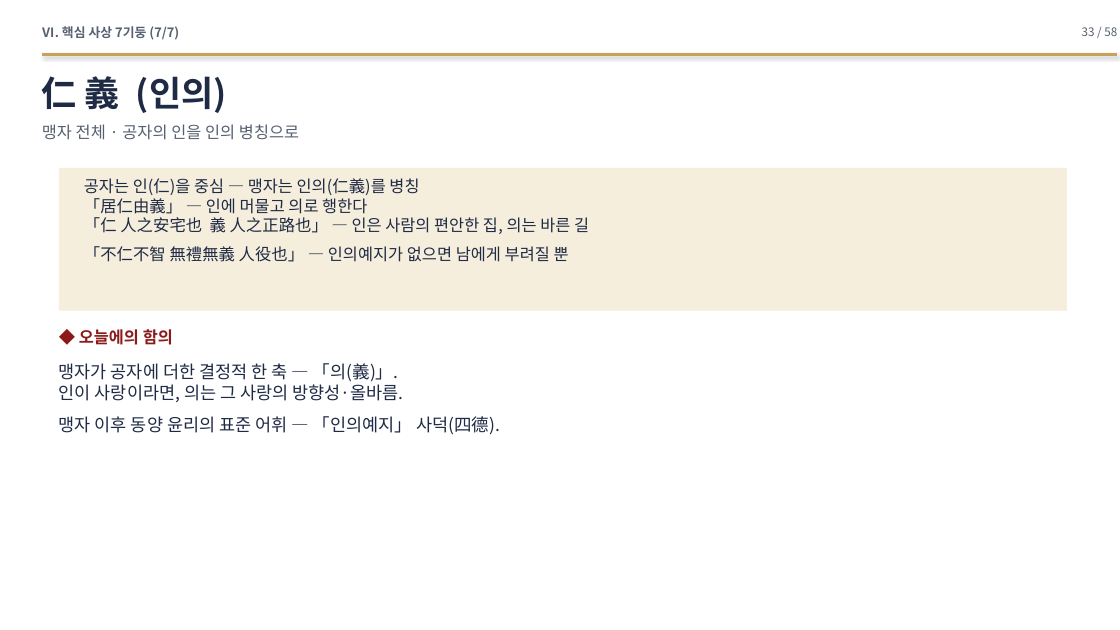
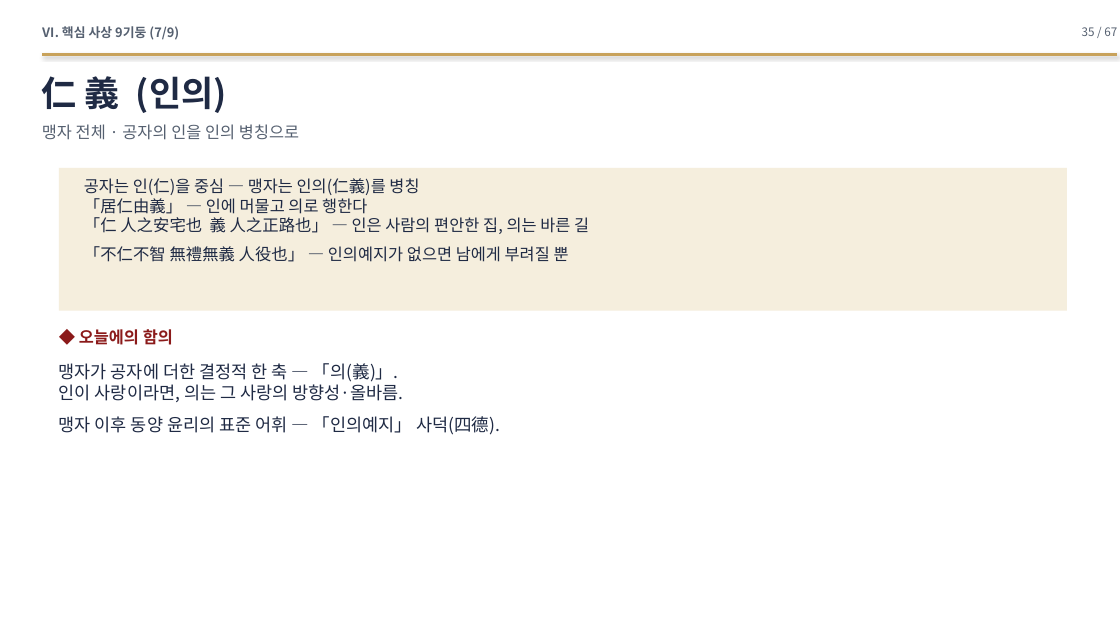
Before and after one commit to hpark1947/Oriental-Classics2, a slide deck: slide 35 of 발표자료/맹자_발표자료.pptx (slide 33 before the commit). Drawn at 1120x630 pixels with LibreOffice and Linux fonts; fonts in the diff are those of the drawing. Boxes give left, top, right and bottom in pixels: in the first picture for what was removed or moved away, otherwise in the second. Text is boxed around its words. In the diff, an @@ line names an element or a change of style, - is before the commit and + after.

```diff
--- a/발표자료/맹자_발표자료.pptx
+++ b/발표자료/맹자_발표자료.pptx
@@ text at (42, 26, 179, 40): text changed @@
-Ⅵ. 핵심 사상 7기둥 (7/7)
+Ⅵ. 핵심 사상 9기둥 (7/9)
@@ text at (1082, 27, 1117, 36): text changed @@
-33 / 58
+35 / 67
```
Also in this commit, not shown: 55 other slides changed, 9 slides added, 1 other file.
